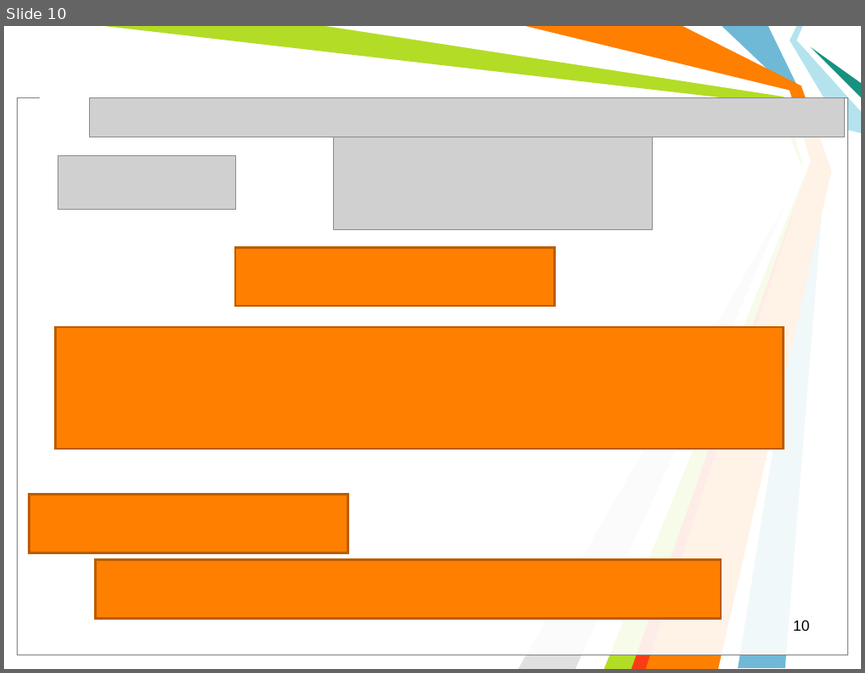
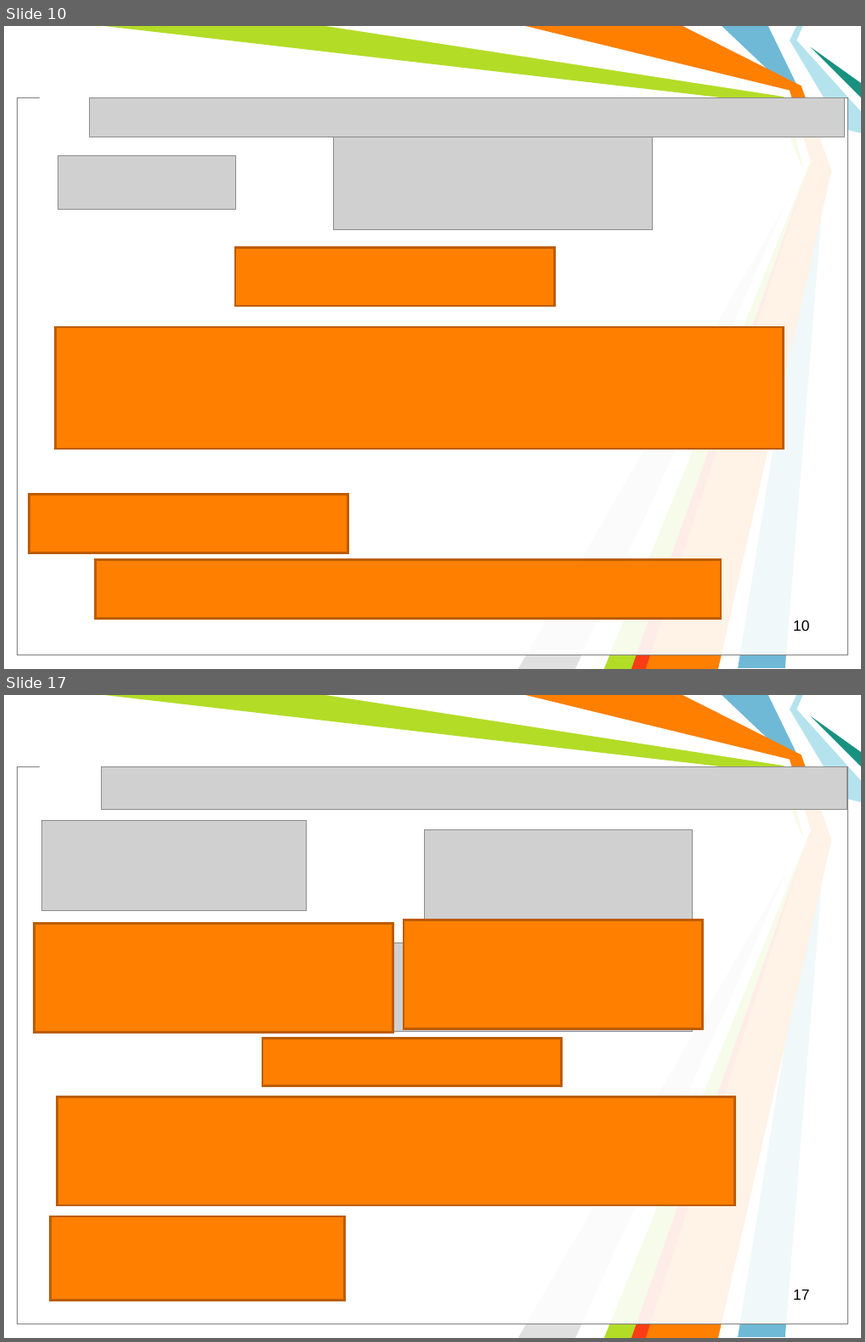
Before and after one commit to l432/NMK, a slide deck: Lecture/Chem/Lessons11/Less00_11sN.ppt. Shown one above the other, each under a label of ours: slide 10 before the commit, slides 10 and 17 after it; the slides between them are not shown. The pictures are 865x673 and 865x1342 pixels, drawn with LibreOffice and Linux fonts; fonts in the diff are those of the drawing; grey boxes stand for pictures; background and template pictures are left out. Boxes give left, top, right and bottom in pixels: in the first picture for what was removed or moved away, otherwise in the second. Text is boxed around its words. In the diff, an @@ line names an element or a change of style, - is before the commit and + after.

```diff
--- a/Lecture/Chem/Lessons11/Less00_11sN.ppt
+++ b/Lecture/Chem/Lessons11/Less00_11sN.ppt
@@ slide 17 added at [4,695,861,1338], background #FFFFFF; not listed: 11 template elements that a slide beside it also shows @@
@@ picture added at [102,767,847,809] @@
@@ picture added at [41,821,307,911] @@
@@ picture added at [425,829,692,924] @@
@@ rectangle added at [34,924,393,1032], fill #FF7F00, outline #BC5C00 2.01 pt @@
@@ rectangle added at [404,920,703,1029], fill #FF7F00, outline #BC5C00 2.01 pt @@
@@ picture added at [170,941,389,1032] @@
@@ picture added at [393,942,692,1031] @@
@@ rectangle added at [262,1038,562,1086], fill #FF7F00, outline #BC5C00 2.01 pt @@
@@ picture added at [291,1041,523,1086] @@
@@ rectangle added at [57,1097,735,1206], fill #FF7F00, outline #BC5C00 2.01 pt @@
@@ picture added at [58,1111,377,1189] @@
@@ picture added at [398,1123,735,1178] @@
@@ rectangle added at [50,1216,345,1300], fill #FF7F00, outline #BC5C00 2.01 pt @@
@@ picture added at [69,1221,345,1281] @@
@@ page number added at [793,1289,809,1299], 12.5 pt, text #000000 @@
+17
```
Also in this commit, not shown: 9 other slides added, 4 slides removed, 1 other file.
